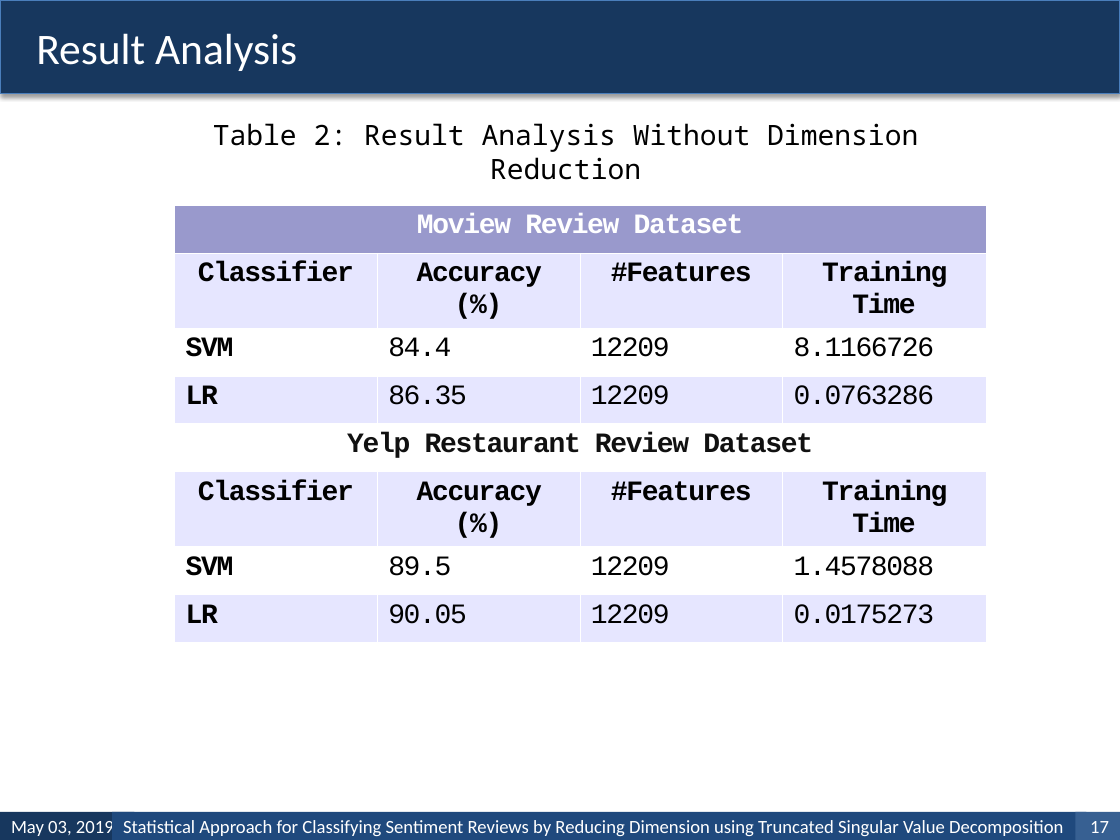
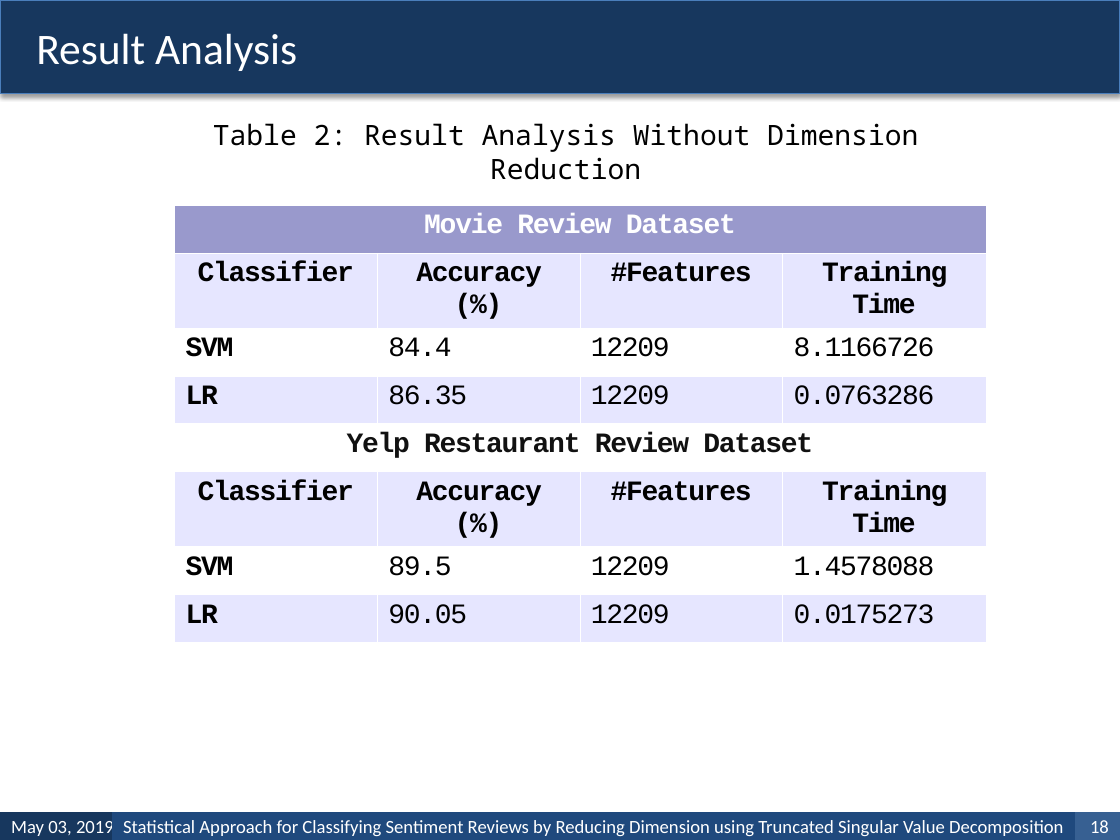
Before and after one commit to habibrahmanbd/Sent.Mining, a slide deck: slide 18 of ICASERT/Paper ID: 735.pptx (slide 17 before the commit). Drawn at 1120x840 pixels with LibreOffice and Linux fonts; fonts in the diff are those of the drawing. Boxes give left, top, right and bottom in pixels: in the first picture for what was removed or moved away, otherwise in the second. Text is boxed around its words. In the diff, an @@ line names an element or a change of style, - is before the commit and + after.

```diff
--- a/ICASERT/Paper ID: 735.pptx
+++ b/ICASERT/Paper ID: 735.pptx
@@ table at <box>175,205,986,628</box> @@
-row 1, column 1: Moview Review Dataset
+row 1, column 1: Movie Review Dataset
@@ letter spacing -0.9 to -0.8 pt @@
@@ page number at <box>1090,820,1109,833</box>: text changed @@
-17
+18
```
Also in this commit, not shown: 10 other slides changed, 1 slide added, 12 other files.
